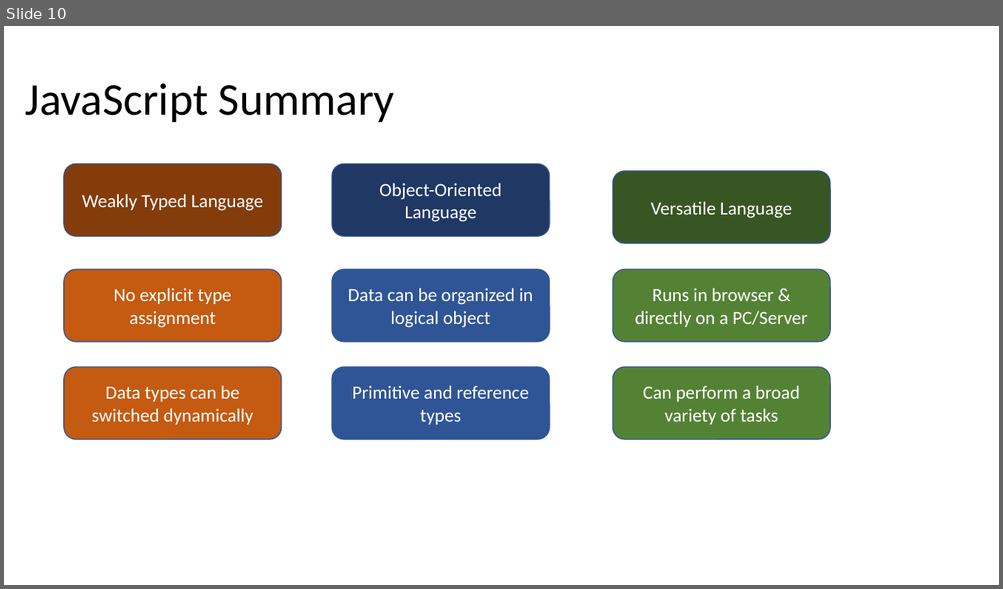
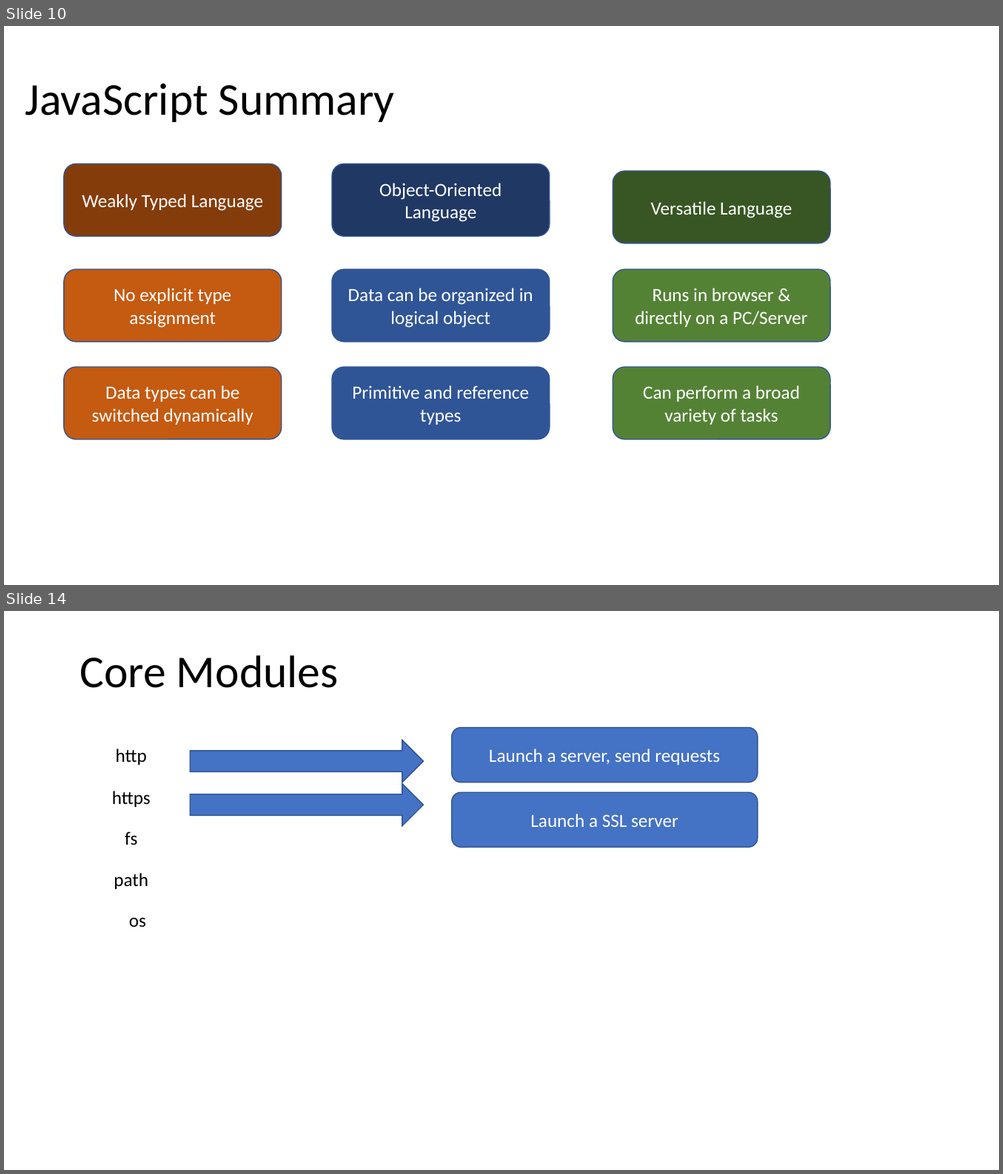
Before and after one commit to PiyushChaturvedii/batch03, a slide deck: What is Node.pptx. Shown one above the other, each under a label of ours: slide 10 before the commit, slides 10 and 14 after it; the slides between them are not shown. The pictures are 1003x589 and 1003x1174 pixels, drawn with LibreOffice and Linux fonts; fonts in the diff are those of the drawing. Boxes give left, top, right and bottom in pixels: in the first picture for what was removed or moved away, otherwise in the second. Text is boxed around its words. In the diff, an @@ line names an element or a change of style, - is before the commit and + after.

```diff
--- a/What is Node.pptx
+++ b/What is Node.pptx
@@ slide 14 added at bbox=[4, 611, 999, 1170], background #FFFFFF @@
@@ title added at bbox=[79, 655, 338, 688], 44 pt, text #000000 @@
+Core Modules
@@ right arrow added at bbox=[190, 740, 424, 783], fill #4472C4, outline #325491 1 pt @@
@@ rounded rectangle added at bbox=[452, 727, 757, 782], fill #4472C4, outline #325491 1 pt, 18 pt, text #FFFFFF @@
+Launch a server, send requests
@@ text added at bbox=[116, 749, 147, 765], 18 pt, text #000000 @@
+http
@@ right arrow added at bbox=[190, 784, 424, 826], fill #4472C4, outline #325491 1 pt @@
@@ text added at bbox=[112, 791, 151, 807], 18 pt, text #000000 @@
+https
@@ rounded rectangle added at bbox=[452, 792, 757, 847], fill #4472C4, outline #325491 1 pt, 18 pt, text #FFFFFF @@
+Launch a SSL server
@@ text added at bbox=[125, 832, 137, 846], 18 pt, text #000000 @@
+fs
@@ text added at bbox=[114, 873, 148, 889], 18 pt, text #000000 @@
+path
@@ text added at bbox=[129, 917, 146, 928], 18 pt, text #000000 @@
+os
```
Also in this commit, not shown: 4 other slides added, 1 other file.
